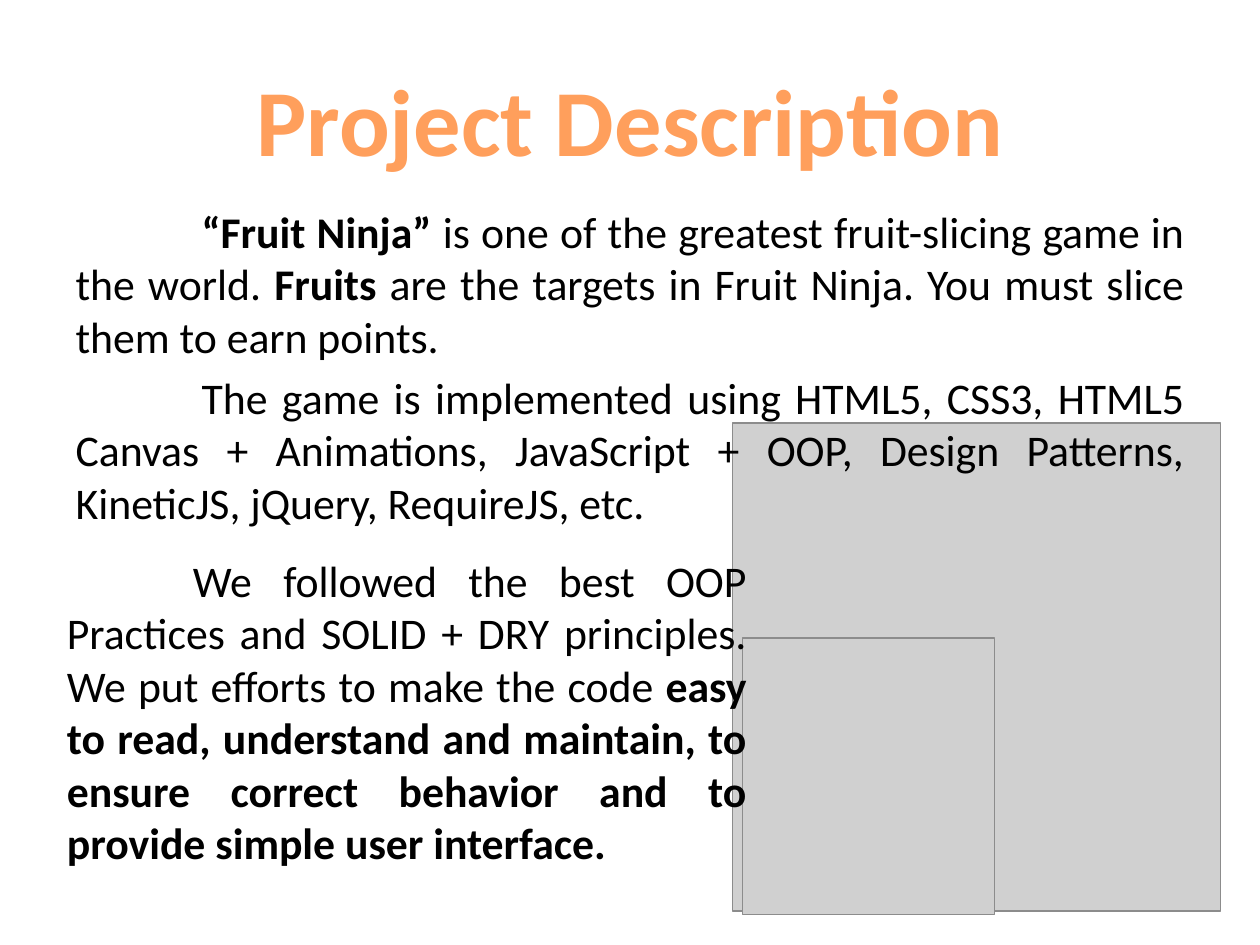
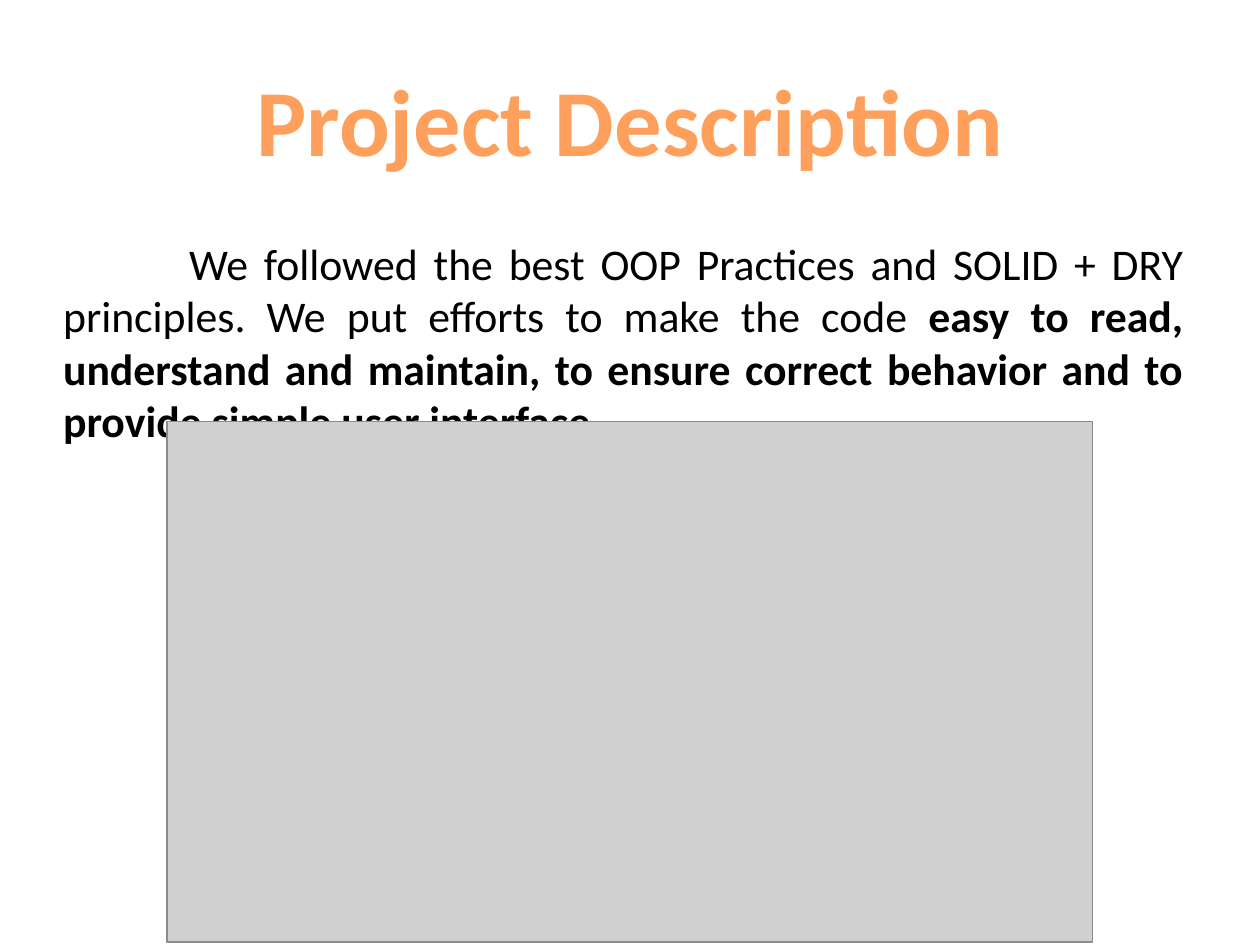
Before and after one commit to Reiko-JS/JavaScript-UI-and-DOM-2014-Teamwork, a slide deck: slide 5 of JavaScript UI & DOM-Teamwork-Reiko.pptx (slide 4 before the commit). Drawn at 1260x945 pixels with LibreOffice and Linux fonts; fonts in the diff are those of the drawing; grey boxes stand for pictures. Boxes give left, top, right and bottom in pixels: in the first picture for what was removed or moved away, otherwise in the second. Text is boxed around its words. In the diff, an @@ line names an element or a change of style, - is before the commit and + after.

```diff
--- a/JavaScript UI & DOM-Teamwork-Reiko.pptx
+++ b/JavaScript UI & DOM-Teamwork-Reiko.pptx
@@ text "We followed the best OOP ..." rewrapped from box(67, 561, 747, 866) to box(63, 249, 1183, 448) @@
@@ text removed at box(76, 216, 1184, 527) @@
-“Fruit Ninja” is one of the greatest fruit-slicing game in the world. Fruits are the targets in Fruit Ninja. You must slice them to earn points.
-The game is implemented using HTML5, CSS3, HTML5 Canvas + Animations, JavaScript + OOP, Design Patterns, KineticJS, jQuery, RequireJS, etc.
@@ picture added at box(168, 421, 1094, 941) @@
@@ picture removed at box(732, 423, 1220, 911) @@
@@ picture removed at box(742, 638, 994, 914) @@
```
Also in this commit, not shown: 2 other slides changed, 2 slides added, 1 slide removed.
